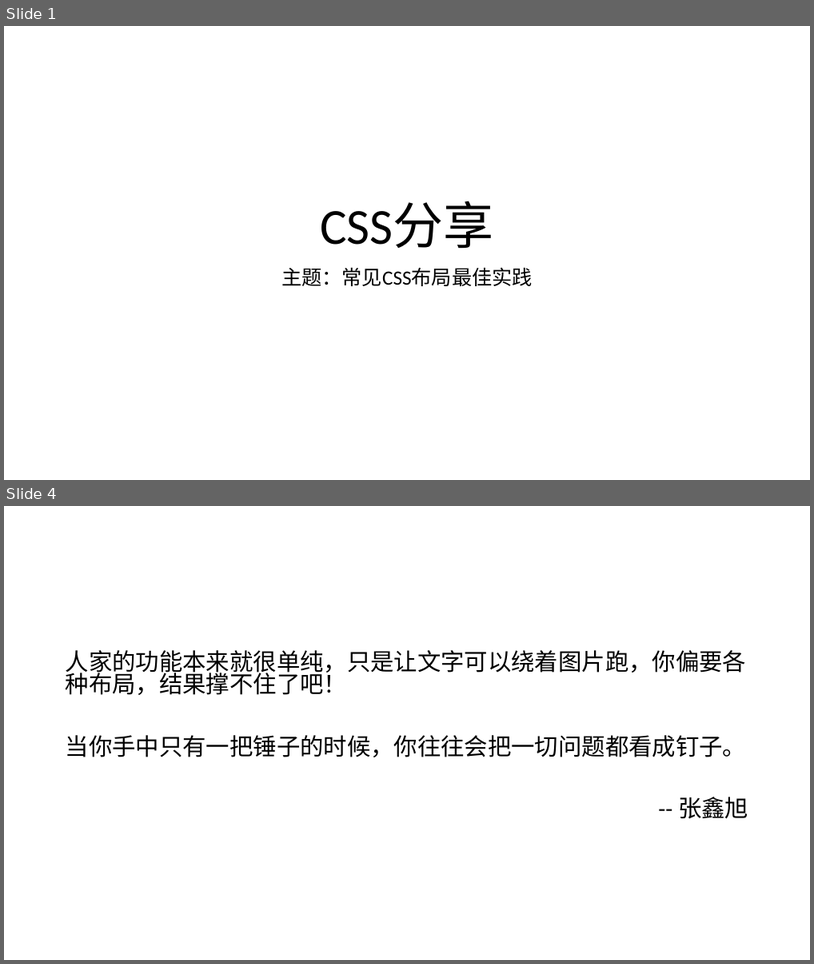
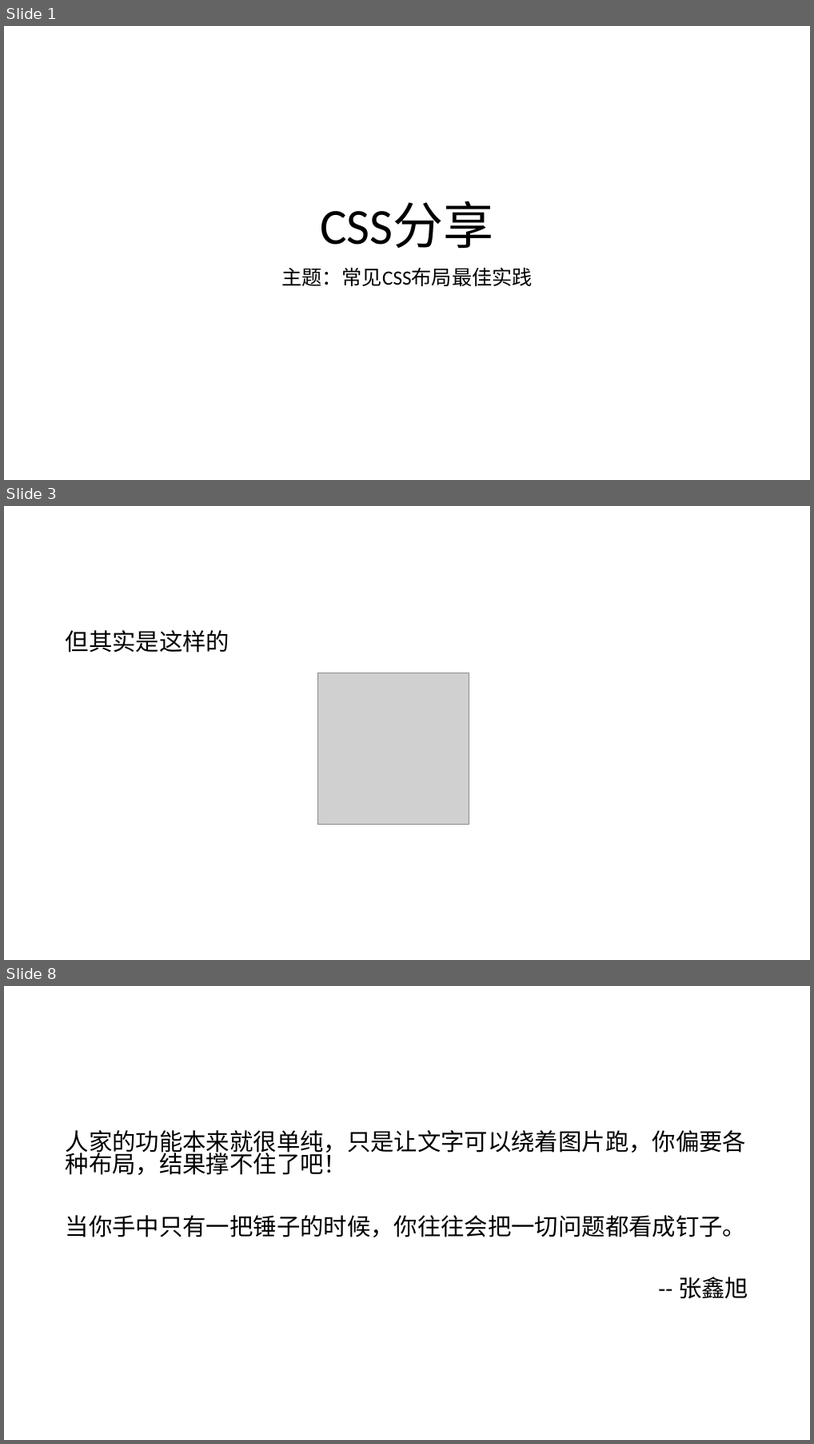
Before and after one commit to FBmm/Frontend-blog, a slide deck: CSS/css分享/css分享 - 常见CSS布局最佳实践.pptx. Shown one above the other, each under a label of ours: slides 1 and 4 before the commit, slides 1, 3 and 8 after it; the slides between them are not shown. The pictures are 814x964 and 814x1444 pixels, drawn with LibreOffice and Linux fonts; fonts in the diff are those of the drawing; grey boxes stand for pictures. Boxes give left, top, right and bottom in pixels: in the first picture for what was removed or moved away, otherwise in the second. Text is boxed around its words. In the diff, an @@ line names an element or a change of style, - is before the commit and + after.

```diff
--- a/CSS/css分享/css分享 - 常见CSS布局最佳实践.pptx
+++ b/CSS/css分享/css分享 - 常见CSS布局最佳实践.pptx
@@ slide 3 added at <box>4,506,810,960</box>, background #FFFFFF @@
@@ text added at <box>66,630,230,652</box>, 28 pt, text #000000 @@
+但其实是这样的
@@ picture added at <box>318,672,470,824</box> @@
@@ what was slide 4 is now slide 8 @@
```
Also in this commit, not shown: 12 slides changed, 7 other slides added, 16 other files.
